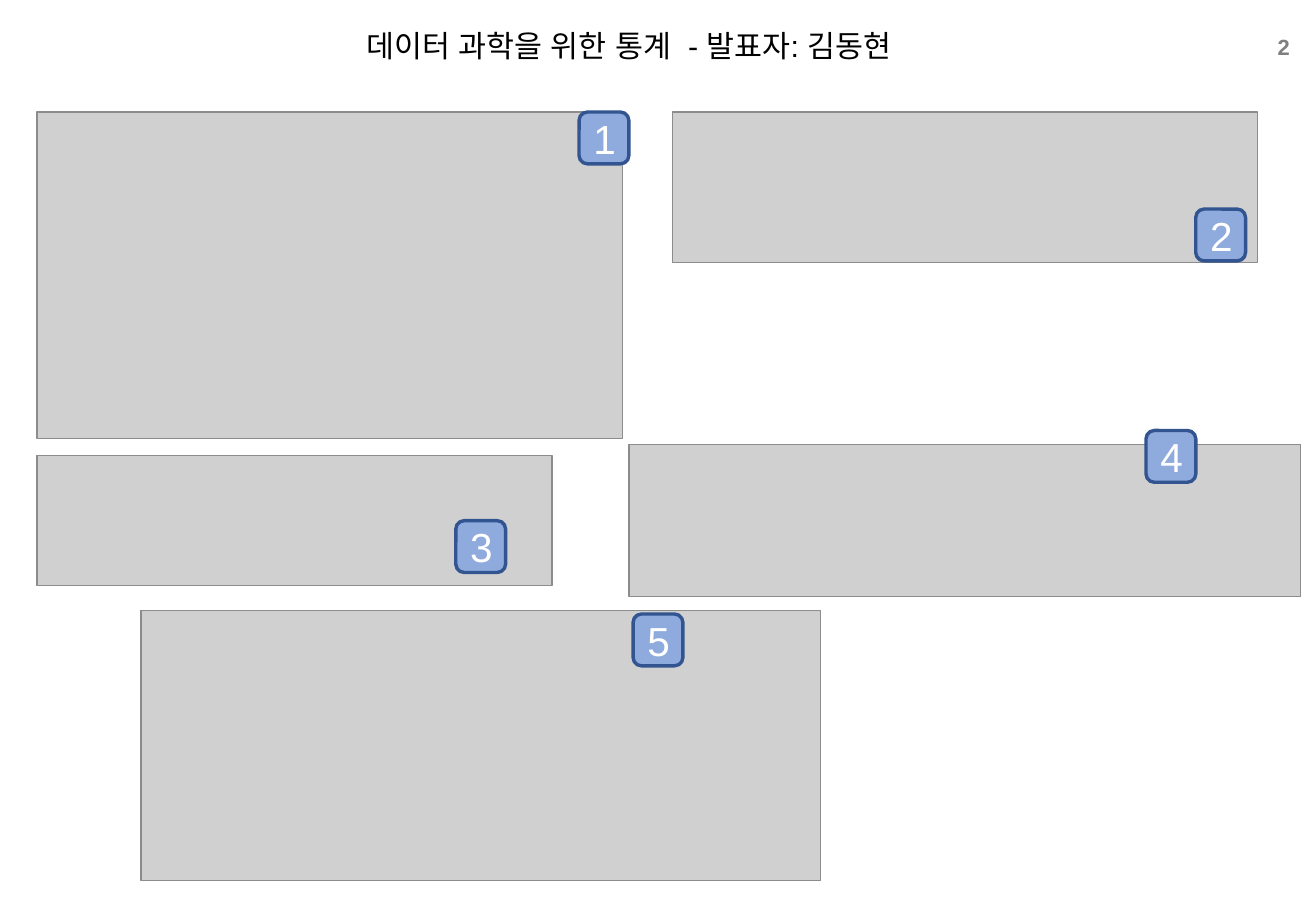
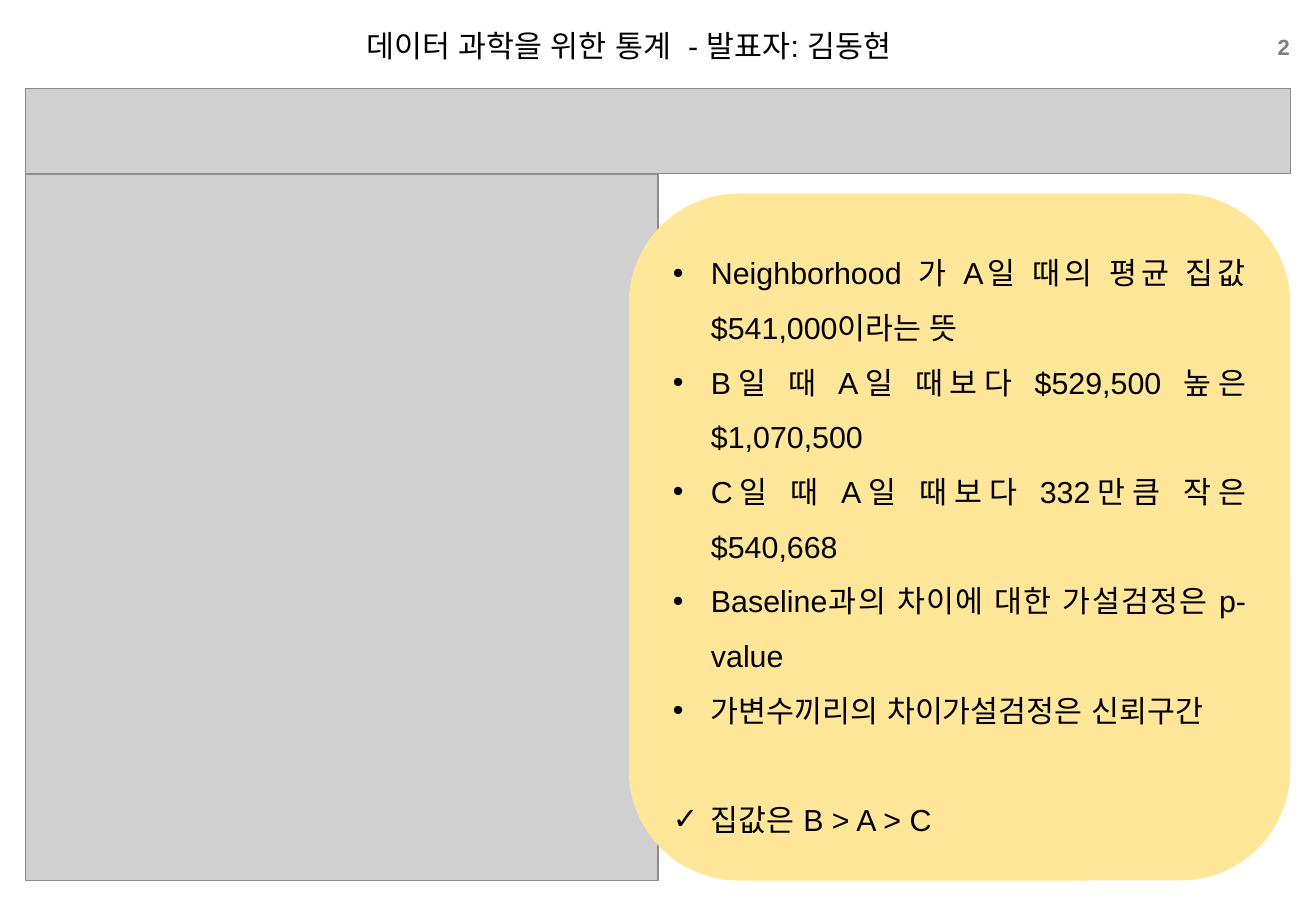
Before and after one commit to xddongx/flexink, a slide deck: slide 2 of study/ppt/[스터디]4.4회귀에서의_요인변수_KDH.pptx. Drawn at 1316x911 pixels with LibreOffice and Linux fonts; fonts in the diff are those of the drawing; grey boxes stand for pictures; background and template pictures are left out. Boxes give left, top, right and bottom in pixels: in the first picture for what was removed or moved away, otherwise in the second. Text is boxed around its words. In the diff, an @@ line names an element or a change of style, - is before the commit and + after.

```diff
--- a/study/ppt/[스터디]4.4회귀에서의_요인변수_KDH.pptx
+++ b/study/ppt/[스터디]4.4회귀에서의_요인변수_KDH.pptx
@@ picture added at (26, 89, 1290, 174) @@
@@ picture removed at (36, 112, 622, 439) @@
@@ rounded rectangle removed at (580, 112, 629, 164) @@
-1
@@ picture removed at (672, 112, 1258, 262) @@
@@ picture added at (26, 174, 659, 881) @@
@@ rounded rectangle added at (629, 193, 1292, 881), fill #FFE699, 18 pt, text #000000 @@
+• Neighborhood 가 A일 때의 평균 집값 $541,000이라는 뜻
+• B일 때 A일 때보다 $529,500 높은 $1,070,500
+• C일 때 A일 때보다 332만큼 작은 $540,668
+• Baseline과의 차이에 대한 가설검정은 p-value
+• 가변수끼리의 차이가설검정은 신뢰구간
+✓ 집값은 B > A > C
@@ rounded rectangle removed at (1196, 209, 1246, 261) @@
-2
@@ picture removed at (629, 445, 1301, 597) @@
@@ rounded rectangle removed at (1146, 430, 1196, 482) @@
-4
@@ picture removed at (36, 456, 552, 586) @@
@@ rounded rectangle removed at (456, 521, 505, 574) @@
-3
@@ picture removed at (141, 611, 820, 881) @@
@@ rounded rectangle removed at (633, 614, 683, 666) @@
-5
```
Also in this commit, not shown: 1 other slide changed, 2 slides removed, 1 other file.
